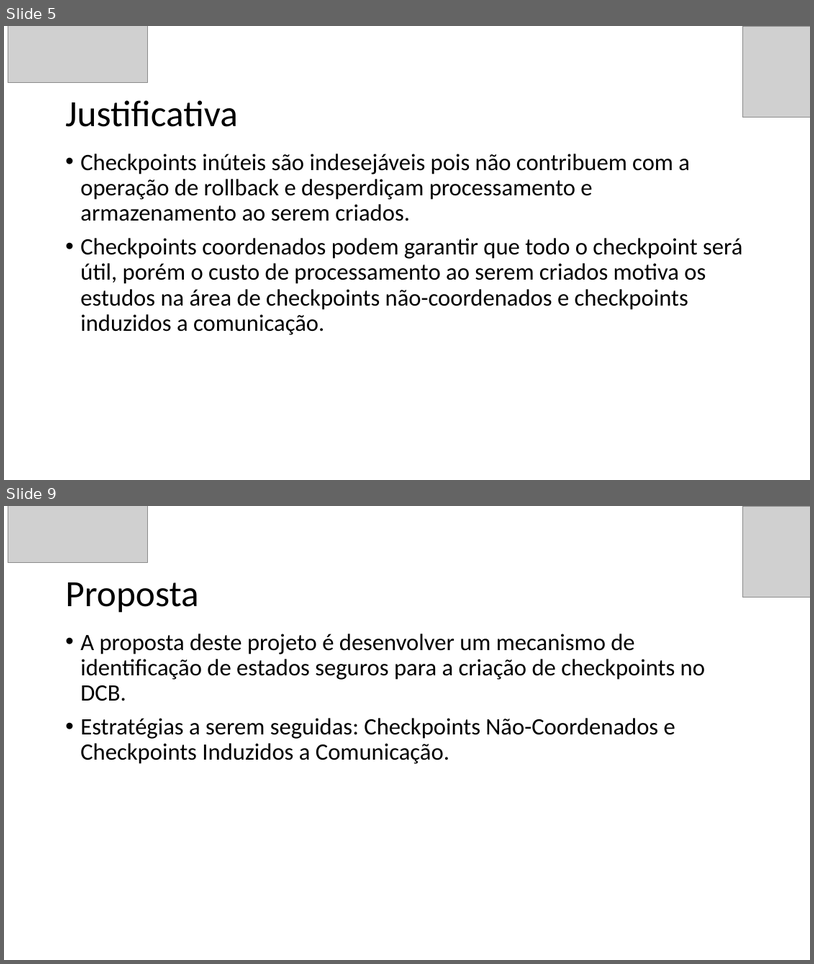
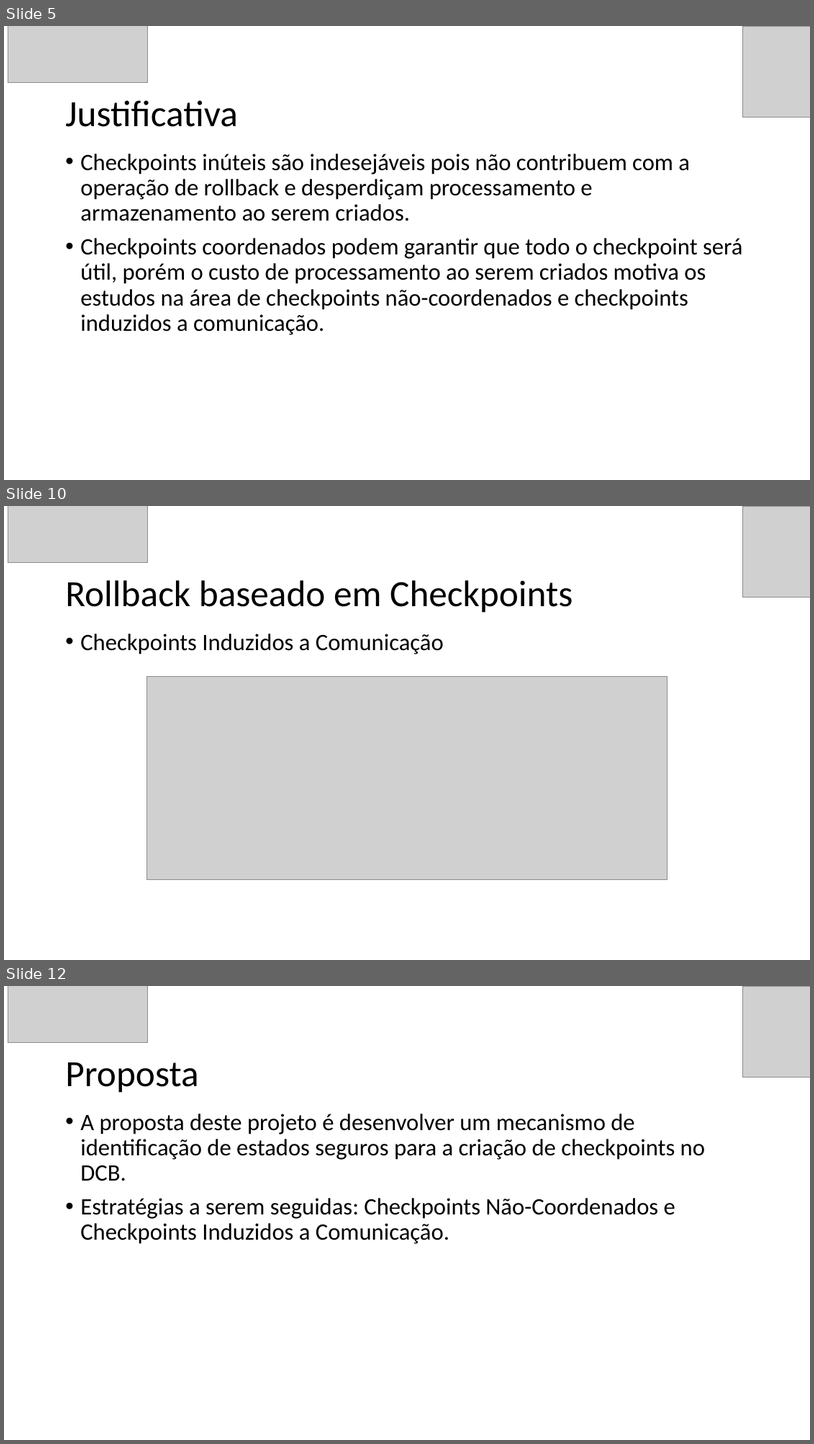
Before and after one commit to GuilhermeBizzani/TCC, a slide deck: Defesa Projeto.pptx. Shown one above the other, each under a label of ours: slides 5 and 9 before the commit, slides 5, 10 and 12 after it; the slides between them are not shown. The pictures are 814x964 and 814x1444 pixels, drawn with LibreOffice and Linux fonts; fonts in the diff are those of the drawing; grey boxes stand for pictures. Boxes give left, top, right and bottom in pixels: in the first picture for what was removed or moved away, otherwise in the second. Text is boxed around its words. In the diff, an @@ line names an element or a change of style, - is before the commit and + after.

```diff
--- a/Defesa Projeto.pptx
+++ b/Defesa Projeto.pptx
@@ slide 10 added at [4,506,810,960], background #FFFFFF @@
@@ picture added at [8,506,147,563] @@
@@ picture added at [743,506,810,597] @@
@@ title added at [65,580,573,613], 44 pt, text #000000 @@
+Rollback baseado em Checkpoints
@@ text added at [80,633,444,654], 28 pt, text #000000 @@
+• Checkpoints Induzidos a Comunicação
@@ picture added at [147,677,668,879] @@
@@ what was slide 9 is now slide 12 @@
```
Also in this commit, not shown: 2 slides changed, 3 other slides added, 1 slide removed.
